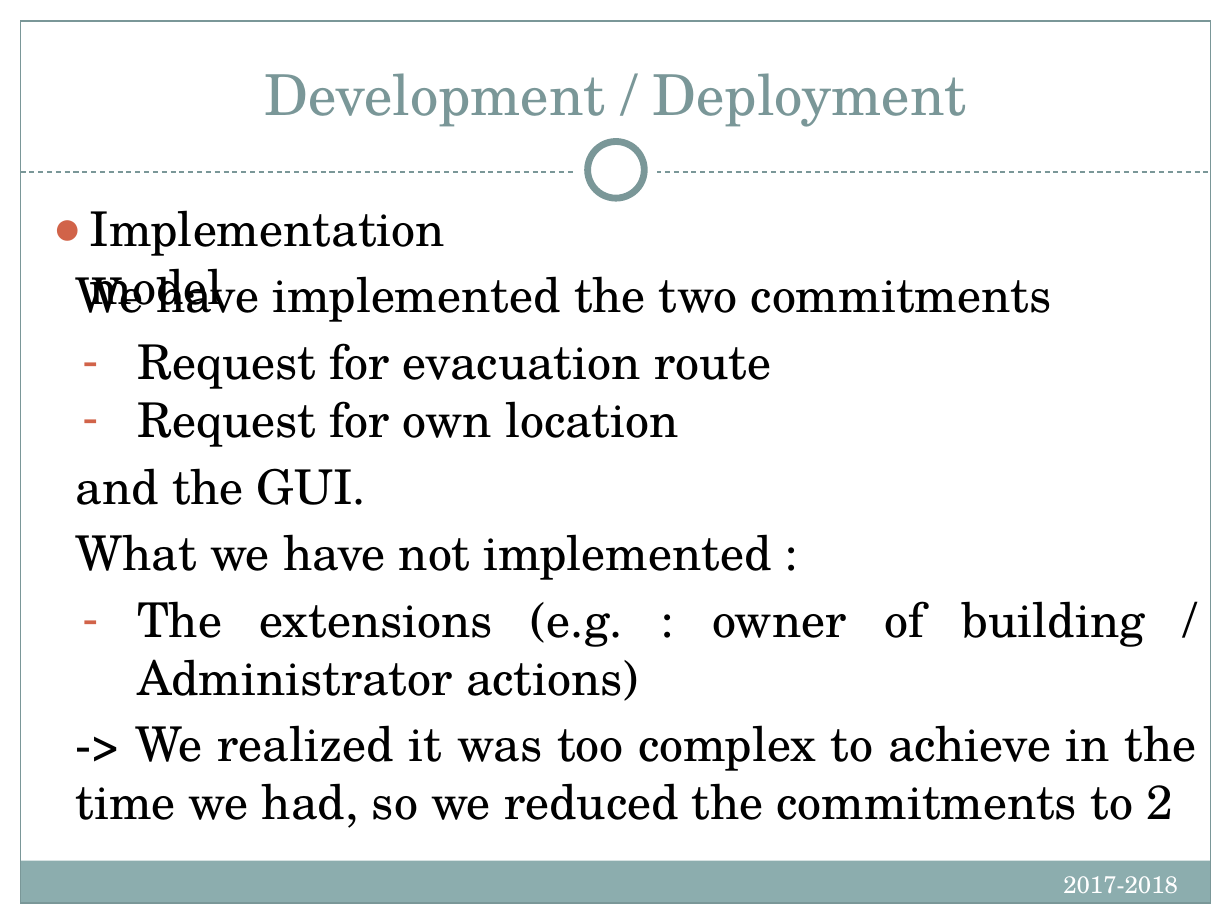
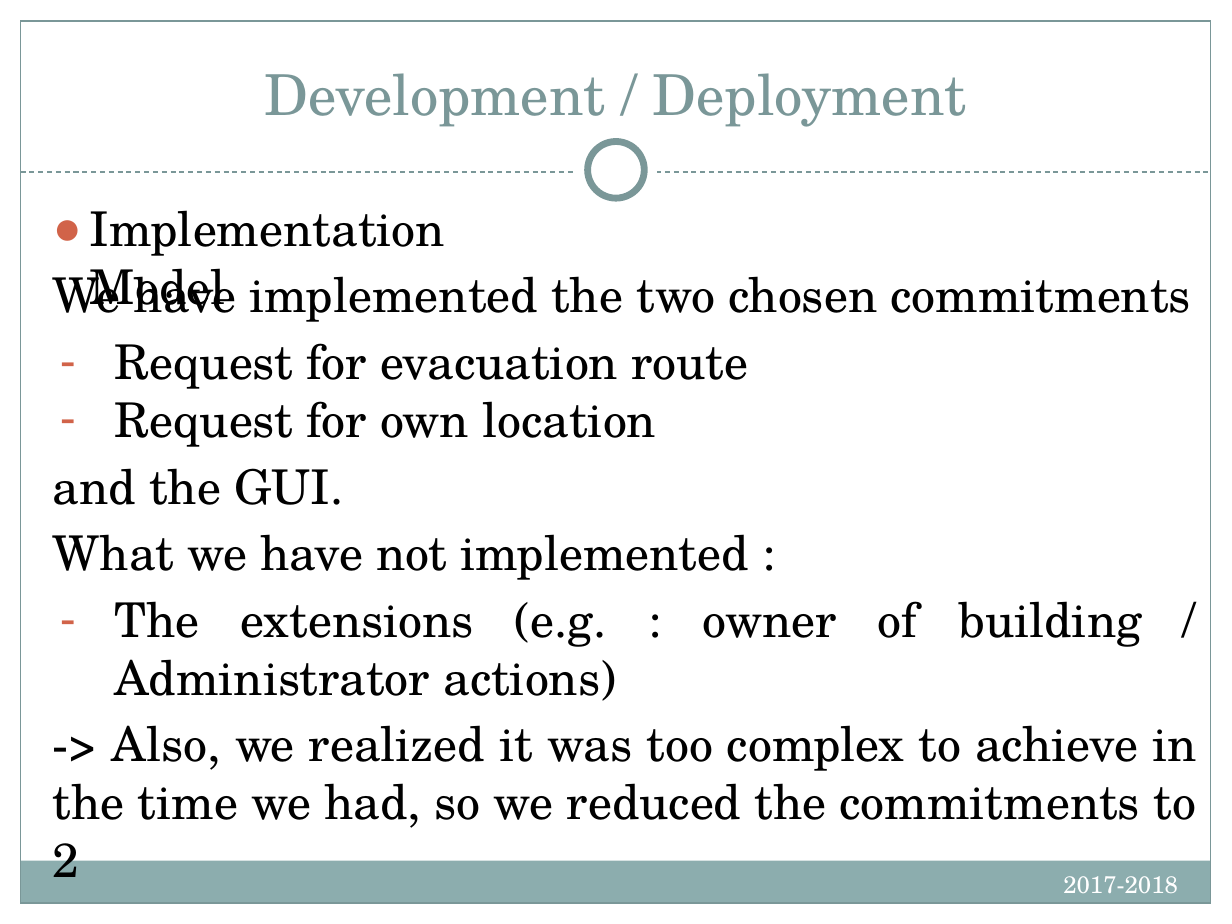
Before and after one commit to kacper97/Escaper, a slide deck: slide 16 of Presentation/IntroSWEng.FinalPresentationTemplate.pptx. Drawn at 1232x924 pixels with LibreOffice and Linux fonts; fonts in the diff are those of the drawing. Boxes give left, top, right and bottom in pixels: in the first picture for what was removed or moved away, otherwise in the second. Text is boxed around its words. In the diff, an @@ line names an element or a change of style, - is before the commit and + after.

```diff
--- a/Presentation/IntroSWEng.FinalPresentationTemplate.pptx
+++ b/Presentation/IntroSWEng.FinalPresentationTemplate.pptx
@@ text at [90,210,445,313]: text changed @@
-● Implementation model
+● Implementation Model
@@ text "We have implemented the two ...": place and size @@
-text "We have implemented the two ..." at [76,268,1197,828]
+text "We have implemented the two ..." at [53,268,1196,828]
@@ text at [53,268,1191,322]: text changed @@
-We have implemented the two commitments
+We have implemented the two chosen commitments
@@ text at [53,725,1196,828]: text changed @@
--> We realized it was too complex to achieve in the time we had, so we reduced the commitments to 2
+-> Also, we realized it was too complex to achieve in the time we had, so we reduced the commitments to 2
```
Also in this commit, not shown: 15 other slides changed.
